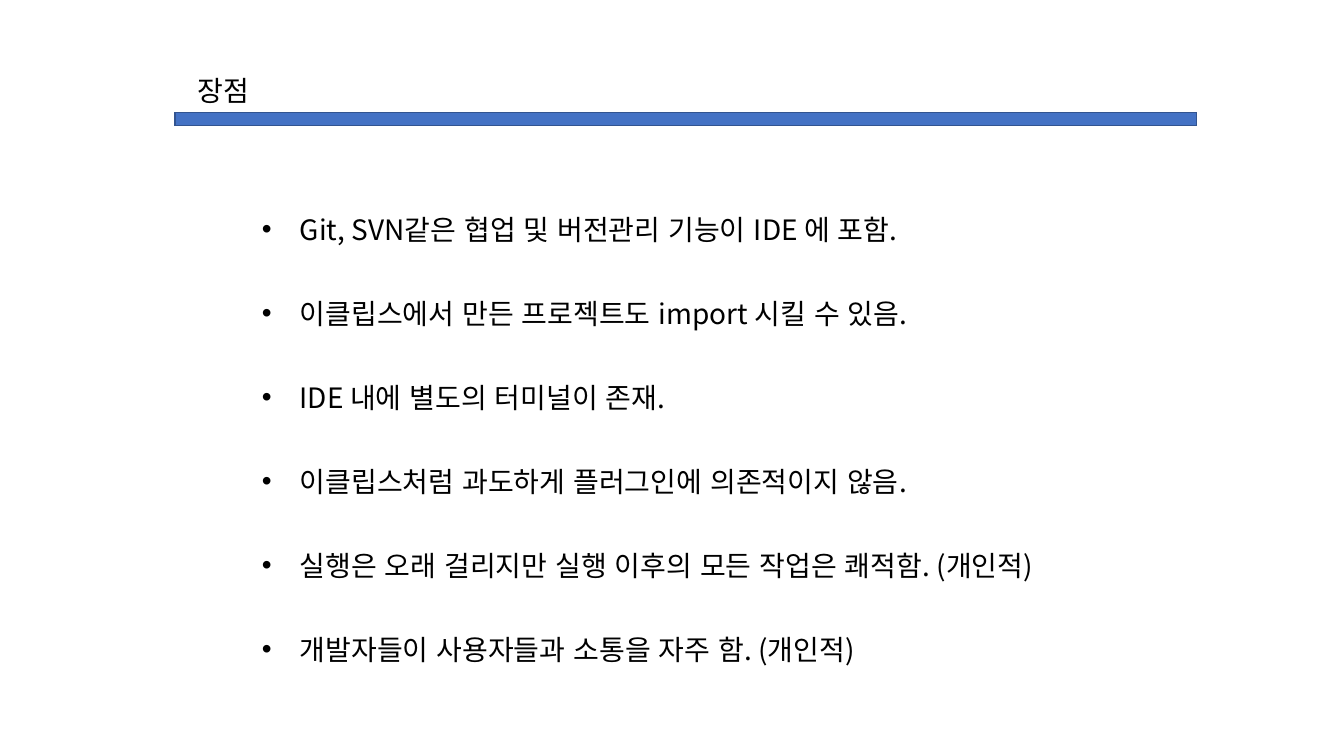
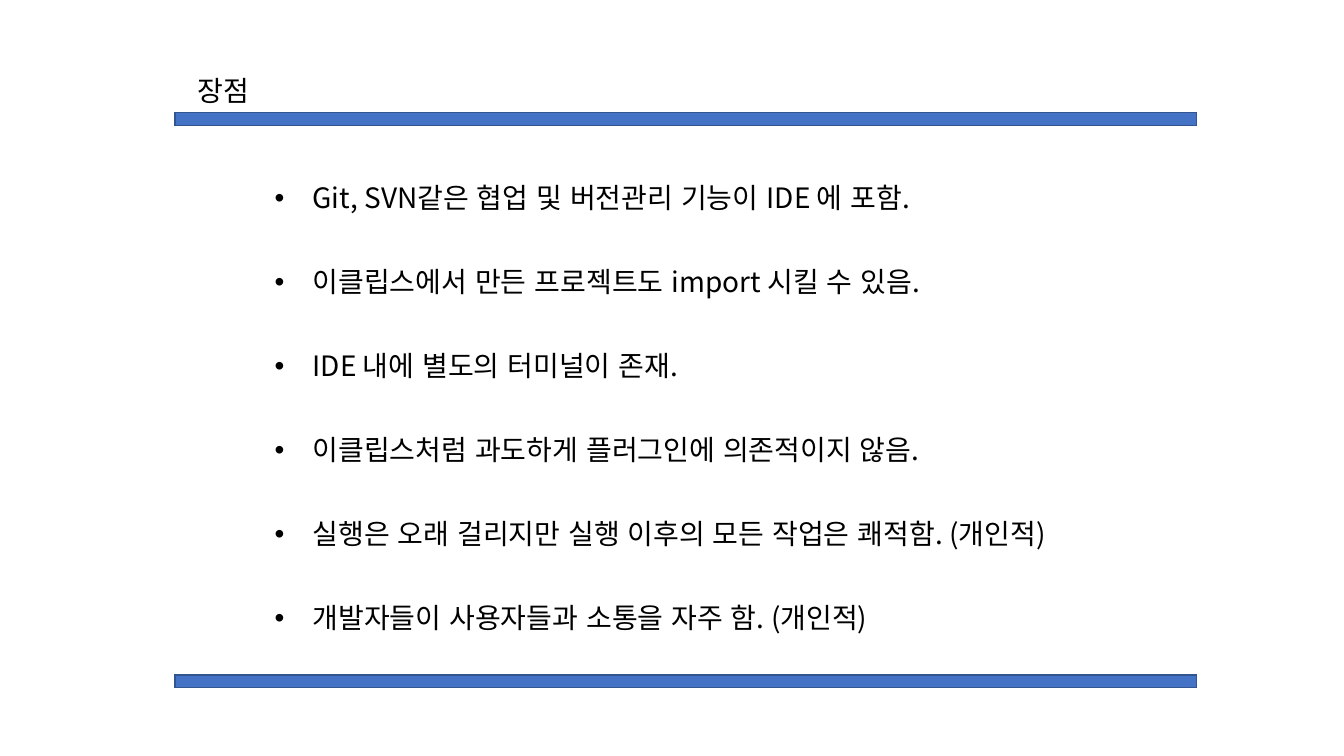
Before and after one commit to Mikusnuz/MyPractice, a slide deck: slide 9 of Study/IntelliJ.pptx. Drawn at 1344x756 pixels with LibreOffice and Linux fonts; fonts in the diff are those of the drawing. Boxes give left, top, right and bottom in pixels: in the first picture for what was removed or moved away, otherwise in the second. Text is boxed around its words. In the diff, an @@ line names an element or a change of style, - is before the commit and + after.

```diff
--- a/Study/IntelliJ.pptx
+++ b/Study/IntelliJ.pptx
@@ text "Git, SVN같은 협업 및 버전관리 ...": place and size @@
-text "Git, SVN같은 협업 및 버전관리 ..." at (300, 216, 1033, 666)
+text "Git, SVN같은 협업 및 버전관리 ..." at (313, 184, 1045, 634)
@@ rectangle added at (174, 675, 1197, 688), fill #4472C4, outline #325491 1 pt @@
```
Also in this commit, not shown: 9 other slides changed.
